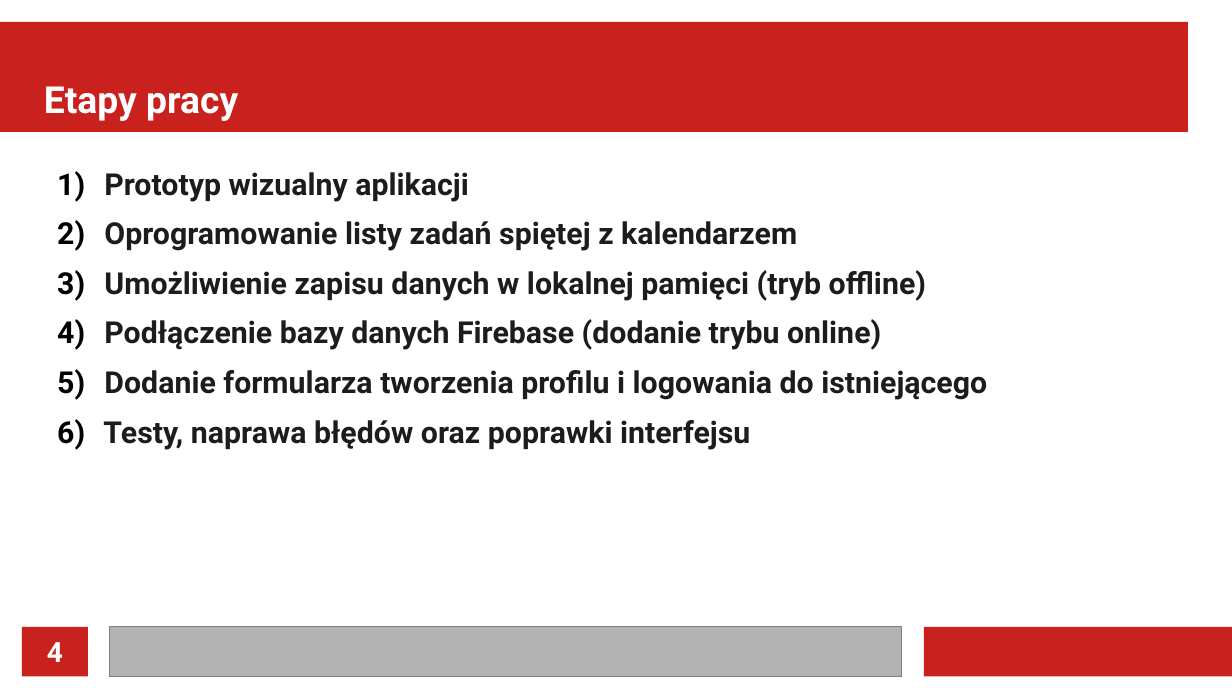
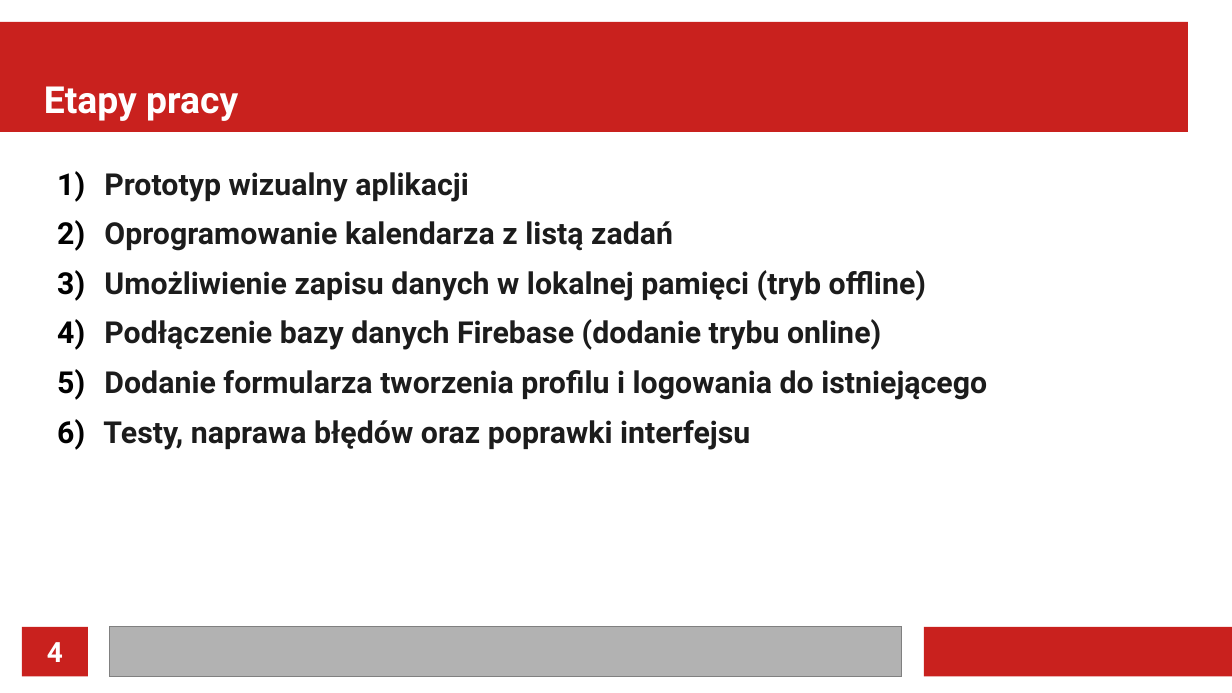
Before and after one commit to Kamil-Tarka/Mobile-ToDo, a slide deck: slide 4 of DOC/prezentacja.odp. Drawn at 1232x693 pixels with LibreOffice and Linux fonts; fonts in the diff are those of the drawing. Boxes give left, top, right and bottom in pixels: in the first picture for what was removed or moved away, otherwise in the second. Text is boxed around its words. In the diff, an @@ line names an element or a change of style, - is before the commit and + after.

```diff
--- a/DOC/prezentacja.odp
+++ b/DOC/prezentacja.odp
@@ text at (104,221,673,251): text changed @@
-2) Oprogramowanie listy zadań spiętej z kalendarzem
+2) Oprogramowanie kalendarza z listą zadań
```
Also in this commit, not shown: 1 other slide changed.
